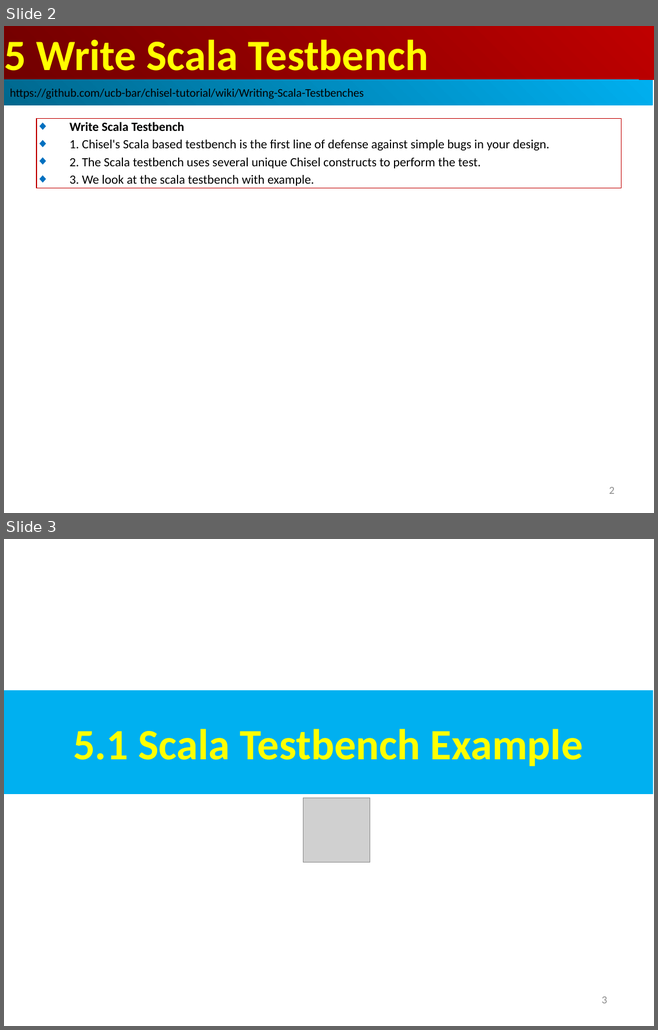
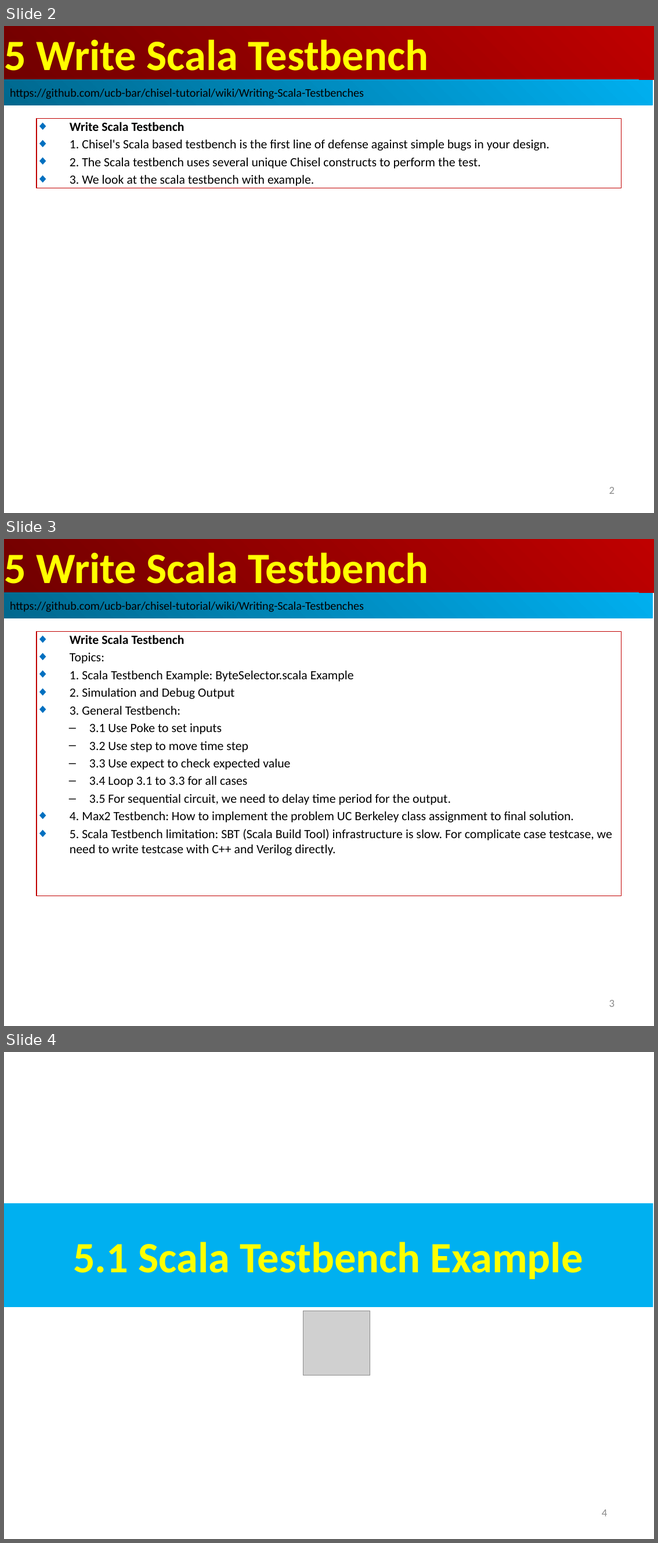
Before and after one commit to peterhchen/AIU_CS800_Chisel, a slide deck: 700_Dev_Guide/005_Testbench/000_Video/005_Testbench.ppt. Shown one above the other, each under a label of ours: slides 2 and 3 before the commit, slides 2, 3 and 4 after it. The pictures are 658x1030 and 658x1543 pixels, drawn with LibreOffice and Linux fonts; fonts in the diff are those of the drawing; grey boxes stand for pictures. Boxes give left, top, right and bottom in pixels: in the first picture for what was removed or moved away, otherwise in the second. Text is boxed around its words. In the diff, an @@ line names an element or a change of style, - is before the commit and + after.

Commit message:
Testbench
Topics:
1. Scala Testbench Example: ByteSelector.scala Example
2. Simulation and Debug Output
3. General Testbench:
3.1 Use Poke to set inputs
3.2 Use step to move time step
3.3 Use expect to check expected value
3.4 Loop 3.1 to 3.3 for all cases
3.5 For sequential circuit, we need to delay time period for the output.
4. Max2 Testbench: How to implement the problem UC Berkeley class assignment to final solution.
5. Scala Testbench limitation: SBT (Scala Build Tool) infrastructure is slow. For complicate case testcase, we need to write testcase with C++ and Verilog directly.

```diff
--- a/700_Dev_Guide/005_Testbench/000_Video/005_Testbench.ppt
+++ b/700_Dev_Guide/005_Testbench/000_Video/005_Testbench.ppt
@@ slide 3 added at <box>4,539,654,1026</box>, background #FFFFFF @@
@@ rectangle added at <box>5,539,654,593</box>, fill gradient #BF0000 to #710000, 48 pt, text #FFFF00, bold @@
+5 Write Scala Testbench
@@ rectangle added at <box>4,593,652,618</box>, fill gradient #00AFEF to #00688E, 13 pt, text #000000 @@
+https://github.com/ucb-bar/chisel-tutorial/wiki/Writing-Scala-Testbenches
@@ rectangle added at <box>36,631,621,896</box>, outline #C00000 0.74 pt, 14 pt, text #000000 @@
+◆ Write Scala Testbench
+◆ Topics:
+◆ 1. Scala Testbench Example: ByteSelector.scala Example
+◆ 2. Simulation and Debug Output
+◆ 3. General Testbench:
+  – 3.1 Use Poke to set inputs
+  – 3.2 Use step to move time step
+  – 3.3 Use expect to check expected value
+  – 3.4 Loop 3.1 to 3.3 for all cases
+  – 3.5 For sequential circuit, we need to delay time period for the output.
+◆ 4. Max2 Testbench: How to implement the problem UC Berkeley class assignment to final solution.
+◆ 5. Scala Testbench limitation: SBT (Scala Build Tool) infrastructure is slow. For complicate case testcase, we need to write testcase with C++ and Verilog directly.
@@ page number added at <box>609,1000,614,1007</box>, 12 pt, text #8B8B8B @@
+3
@@ what was slide 3 is now slide 4 @@
@@ page number at <box>601,1510,607,1517</box>: text changed @@
-3
+4
```
Also in this commit, not shown: 4 slides changed.
